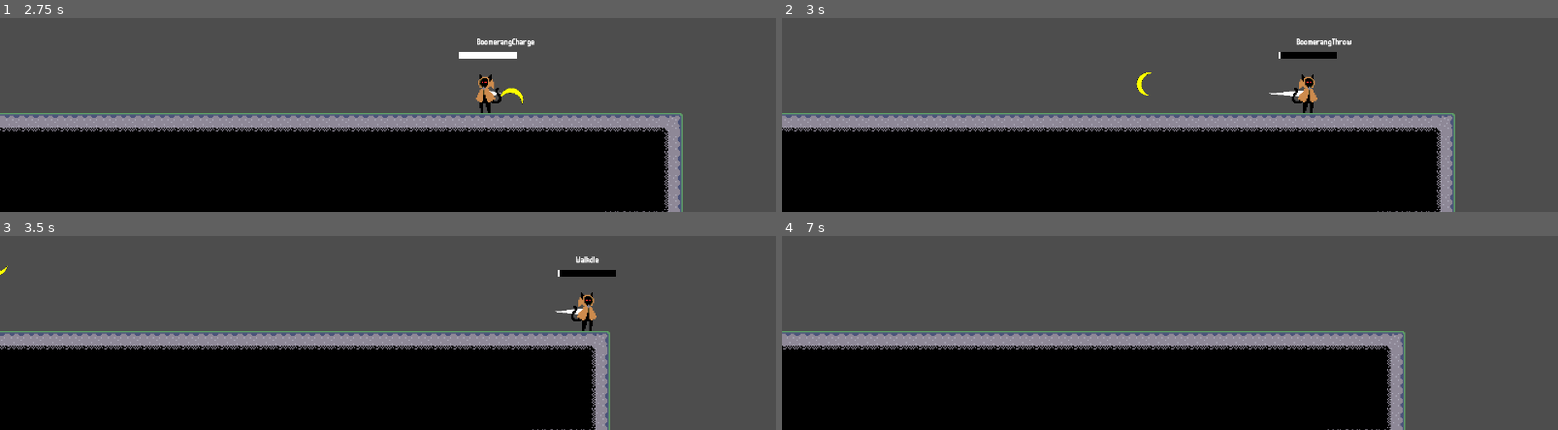
Above: before the commit, frames 1-4 (two rows, left to right).
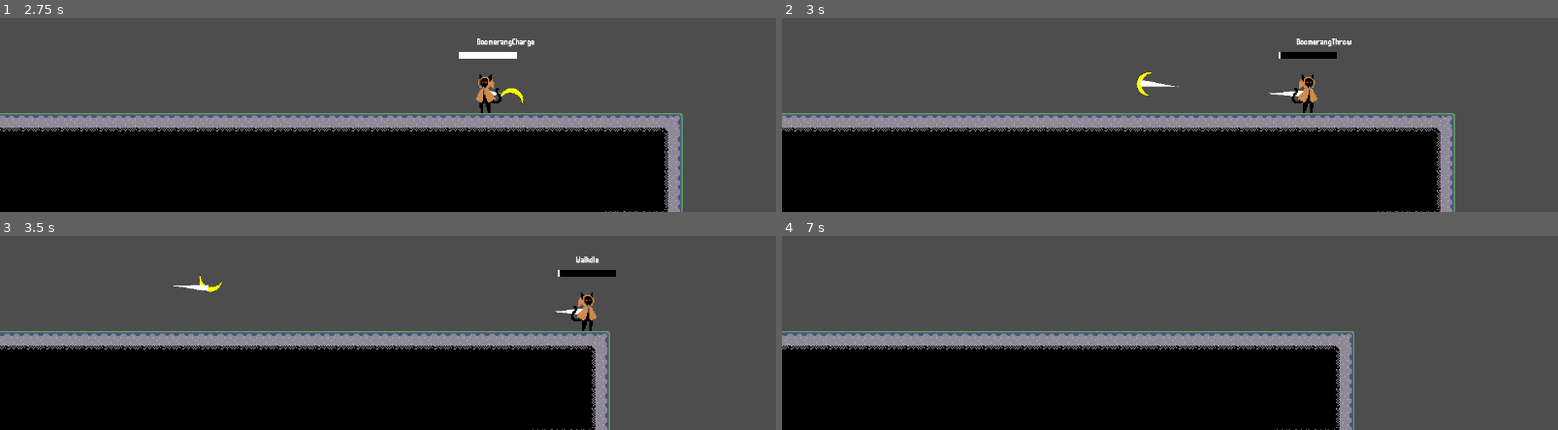
Above: after the commit, the same moments.

Repository: DinoStarBros/TimeTravelBananaJameGam
Game: Godot game, scene res://Screens/Arena/arena.tscn
Two runs of this game, one before a commit and one after it. Both use one fixed random seed, a clock stepped at 60 frames per second and the inputs below.
Inputs (mouse positions are in pixels of both pictures, inside the frame that each line leads up to):
- Up to frame 1 (2.75 s): tap Enter at 0.5 s; move the mouse to (outside the picture) at 0.52 s; hold D (right) 0.53-2.03 s; tap Shift (dash) at 0.6 s; tap Space (jump) at 0.77, 1.52 s; move the mouse to (outside the picture) at 1.27 s; click (outside the picture) at 1.35 s; move the mouse to (outside the picture) at 2.02 s; hold A (left) from 2.03 s (still down); hold Right mouse button (right_click) from 2.03 s (still down)
- Up to frame 2 (3 s): move the mouse to (1131, 80) at 2.77 s; release A (left) at 2.78 s; release Right mouse button (right_click) at 2.78 s; hold D (right) from 2.78 s (still down); tap Shift (dash) at 2.85 s
- Up to frame 3 (3.5 s): keep holding D (right); tap Space (jump) at 3.02 s
- Up to frame 4 (7 s): move the mouse to (1402, 276) at 3.52 s; click (1402, 276) at 3.6 s; tap Space (jump) at 3.77, 4.52, 6.02, 6.77 s; move the mouse to (outside the picture) at 4.27 s; release D (right) at 4.28 s; hold A (left) 4.28-5.03 s; right-click (outside the picture) at 4.35 s; move the mouse to (outside the picture) at 5.02 s; hold D (right) 5.03-5.78 s; tap Shift (dash) at 5.1 s; move the mouse to (outside the picture) at 5.77 s; hold A (left) from 5.78 s (still down); click (outside the picture) at 5.85 s; move the mouse to (outside the picture) at 6.52 s; hold Right mouse button (right_click) from 6.53 s (still down)

Frame 1 is identical in both runs. In frame 2, 0.1% of the frame differs, in the area x 46-52%, y 32-36%; in frame 3, 0.2%; in frame 4, 5.5%, in the area x 0-81%, y 49-100%.

Commit message:
Bananarang done

Diff:
--- a/Entities/Player/PlayerStates/boomerang_throw.gd
+++ b/Entities/Player/PlayerStates/boomerang_throw.gd
@@ -20,6 +20,7 @@
 
 func _spawn_bananarang() -> void:
 	var bananarang : Bananarang = References.bananarang_scn.instantiate()
+	bananarang.spd = p.bananarang_speed
 	Global.arena.add_child(bananarang)
 	bananarang.global_position = p.global_position
 
--- a/Projectiles/BananaRang/banana_rang.gd
+++ b/Projectiles/BananaRang/banana_rang.gd
@@ -1,9 +1,28 @@
 extends Projectile
 class_name Bananarang
 
+var dir_to_plr : Vector2
+var go_back : bool = false
+var spd : float
+var desire_vel : Vector2
+var dist_to_plr : float
+
 func _ready() -> void:
 	%spin.play()
+	%GoBackTimer.timeout.connect(func(): go_back=true)
 
 func _physics_process(delta: float) -> void:
 	_move(delta)
 	%banana.rotation_degrees += 2000 * delta
+
+	dir_to_plr = global_position.direction_to(Global.player.global_position)
+	dist_to_plr = global_position.distance_to(Global.player.global_position)
+
+	desire_vel = dir_to_plr * spd
+
+	if go_back:
+		spd += delta * 1000
+		velocity = lerp(velocity, desire_vel, 8.0 * delta)
+		if dist_to_plr <= 30:
+			Global.player.has_banana = true
+			queue_free()
--- a/Projectiles/BananaRang/banana_rang.tscn
+++ b/Projectiles/BananaRang/banana_rang.tscn
@@ -3,6 +3,8 @@
 [ext_resource type="Script" uid="uid://pga4qg5bgkcx" path="res://Projectiles/BananaRang/banana_rang.gd" id="1_s7myl"]
 [ext_resource type="AudioStream" uid="uid://cd0ouhgvmyarl" path="res://Audio/BananTime/floraphonic-spin-whoosh-1-186596.mp3" id="2_adr3m"]
 [ext_resource type="Texture2D" uid="uid://diihmdabfwa8g" path="res://Art/Placeholder/Trail2.png" id="3_ghrhl"]
+[ext_resource type="PackedScene" uid="uid://cg1j2ioabubjc" path="res://Juices/trail/trail_fx.tscn" id="4_hcwjb"]
+[ext_resource type="PackedScene" uid="uid://cmd1vlynxp72q" path="res://Components/HitboxComponent/hitbox_component.tscn" id="5_bd5wq"]
 
 [node name="BananaRang" type="Node2D" unique_id=892829957]
 script = ExtResource("1_s7myl")
@@ -22,3 +24,14 @@
 flip_h = true
 hframes = 2
 vframes = 2
+
+[node name="GoBackTimer" type="Timer" parent="." unique_id=209294905]
+unique_name_in_owner = true
+wait_time = 0.4
+one_shot = true
+autostart = true
+
+[node name="trail_fx" parent="." unique_id=337629274 instance=ExtResource("4_hcwjb")]
+MAX_LENGTH = 5.0
+
+[node name="HitboxComponent" parent="." unique_id=1415980216 instance=ExtResource("5_bd5wq")]
Not shown, changed: Audio/BananTime/floraphonic-spin-whoosh-1-186596.mp3.import
